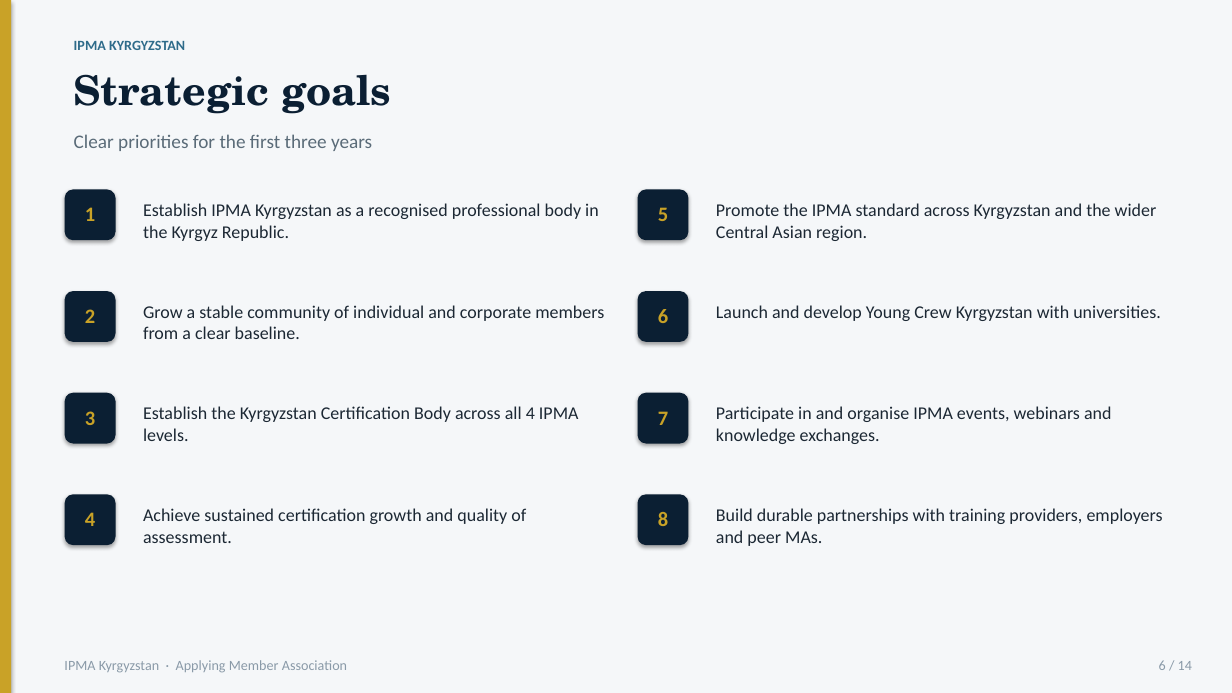
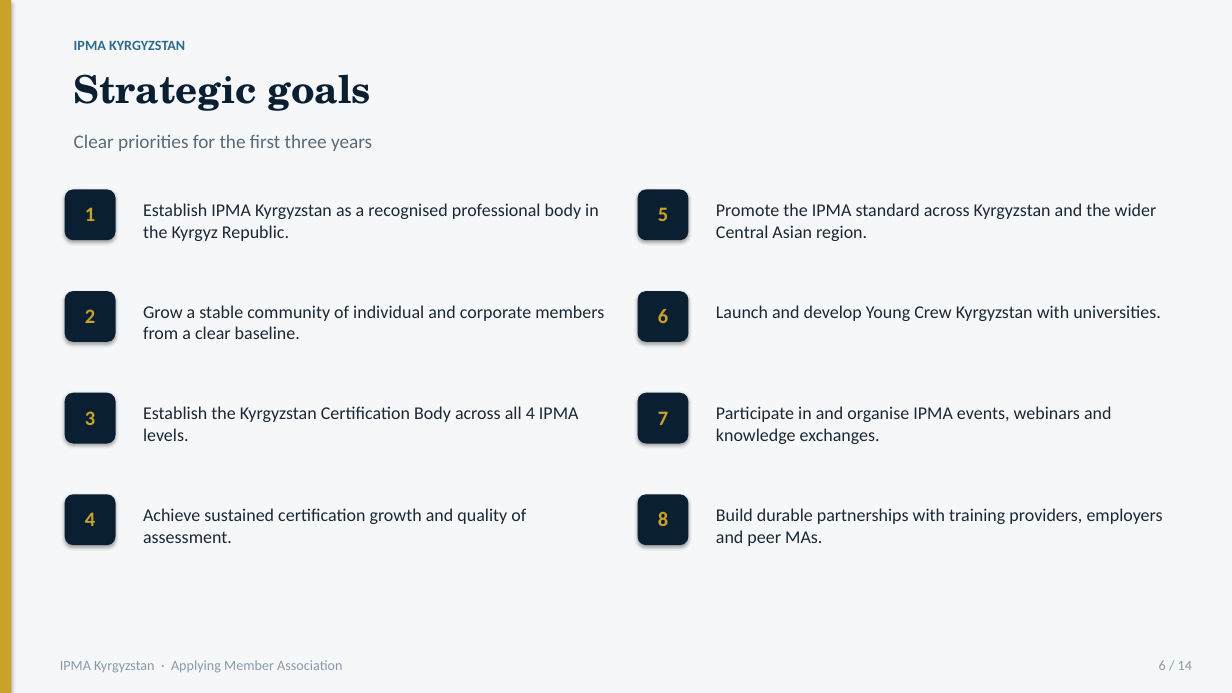
Before and after one commit to umekishev/umekishev, a slide deck: slide 6 of presentations/IPMA_Kyrgyzstan_CoD_Presentation.pptx. Drawn at 1232x693 pixels with LibreOffice and Linux fonts; fonts in the diff are those of the drawing. Boxes give left, top, right and bottom in pixels: in the first picture for what was removed or moved away, otherwise in the second. Text is boxed around its words. In the diff, an @@ line names an element or a change of style, - is before the commit and + after.

```diff
--- a/presentations/IPMA_Kyrgyzstan_CoD_Presentation.pptx
+++ b/presentations/IPMA_Kyrgyzstan_CoD_Presentation.pptx
@@ text "Strategic goals" at (74, 74, 371, 111): size 32 to 30 pt @@
@@ text "IPMA Kyrgyzstan · Applying Member ...": place and size @@
-text "IPMA Kyrgyzstan · Applying Member ..." at (64, 660, 347, 673)
+text "IPMA Kyrgyzstan · Applying Member ..." at (60, 660, 342, 673)
```
Also in this commit, not shown: 13 other slides changed.
